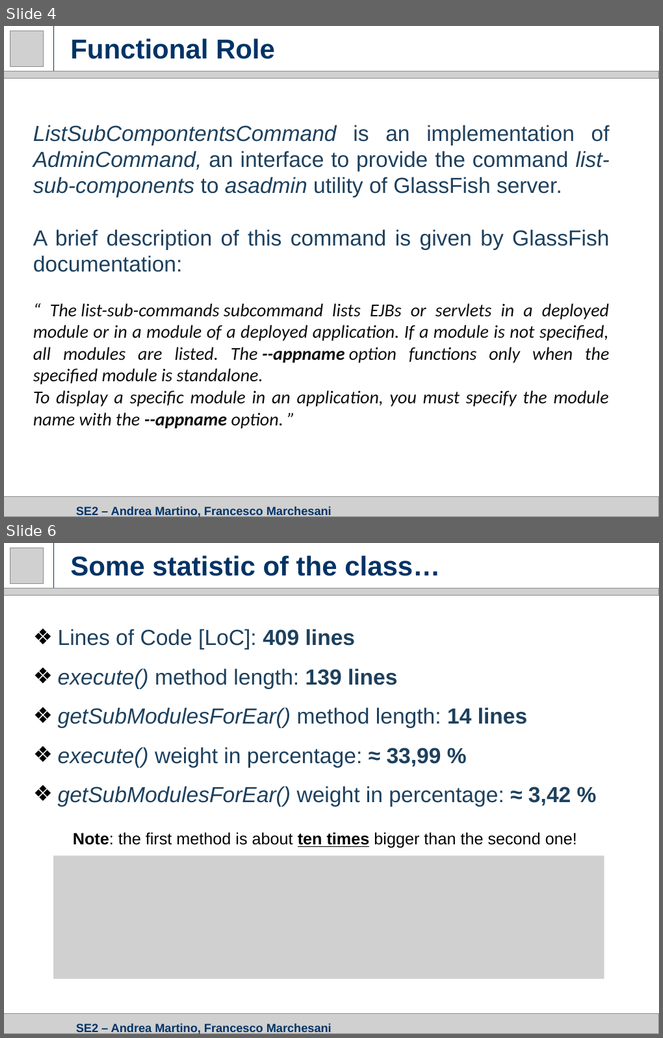
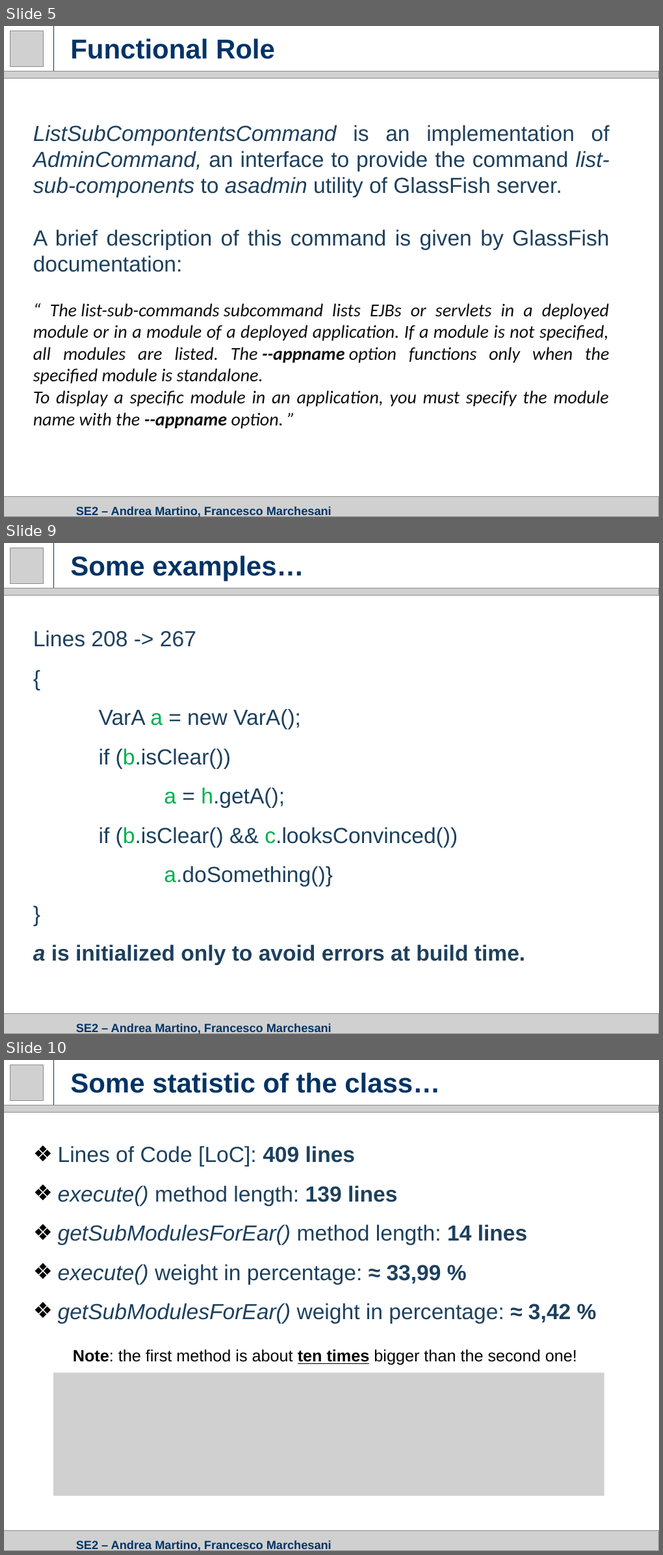
Before and after one commit to amandreamartino/se2-amfm, a slide deck: Presentations/3. CID Presentation.pptx. Shown one above the other, each under a label of ours: slides 4 and 6 before the commit, slides 5, 9 and 10 after it; the slides between them are not shown. The pictures are 663x1038 and 663x1555 pixels, drawn with LibreOffice and Linux fonts; fonts in the diff are those of the drawing; grey boxes stand for pictures. Boxes give left, top, right and bottom in pixels: in the first picture for what was removed or moved away, otherwise in the second. Text is boxed around its words. In the diff, an @@ line names an element or a change of style, - is before the commit and + after.

```diff
--- a/Presentations/3. CID Presentation.pptx
+++ b/Presentations/3. CID Presentation.pptx
@@ slide 9 added at (4,543,659,1034), background #FFFFFF @@
@@ picture added at (10,548,43,583) @@
@@ line added from (54, 589) to (54, 543), #003366 0.75 pt @@
@@ title added at (70,555,304,581), 30 pt, text #003366, bold @@
+Some examples…
@@ picture added at (4,589,659,596) @@
@@ text added at (33,630,525,965), 24 pt, text #1D405D @@
+Lines 208 -> 267
+{
+VarA a = new VarA();
+if (b.isClear())
+a = h.getA();
+if (b.isClear() && c.looksConvinced())
+a.doSomething()}
+}
+a is initialized only to avoid errors at build time.
@@ picture added at (4,1014,659,1034) @@
@@ title added at (76,1023,332,1034), 13 pt, text #003366, bold @@
+SE2 – Andrea Martino, Francesco Marchesani
@@ what was slide 4 is now slide 5 @@
@@ what was slide 6 is now slide 10 @@
```
Also in this commit, not shown: 3 other slides added.
